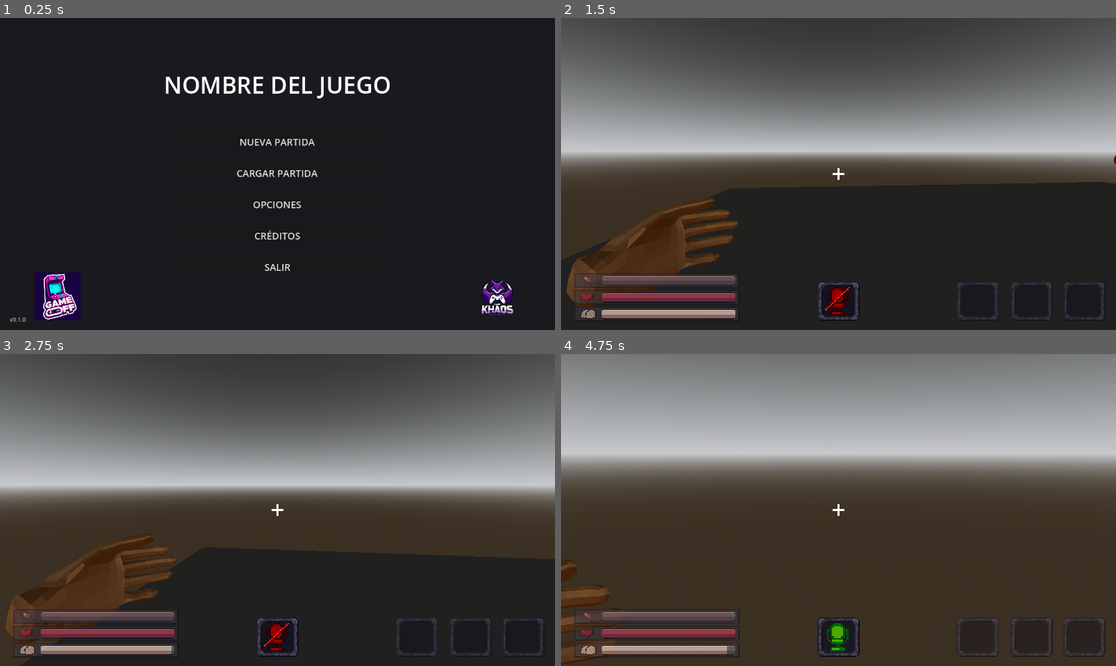
Above: before the commit, frames 1-4 (two rows, left to right).
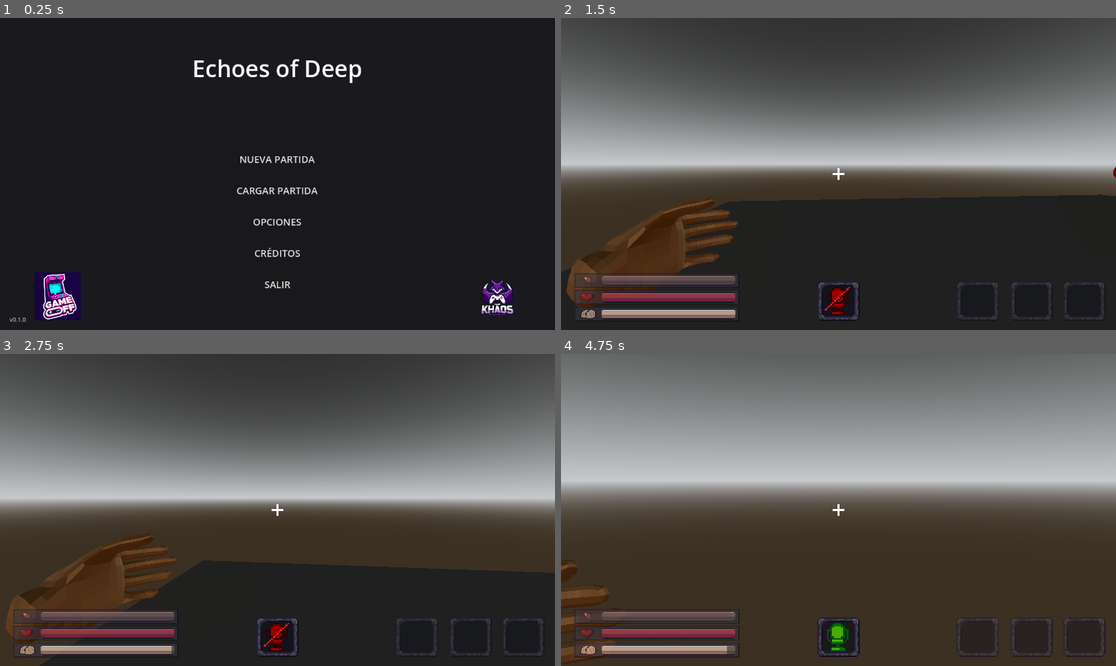
Above: after the commit, the same moments.

Repository: TeamKhaos/Echoes-of-Deep
Game: Godot game, scene res://scenes/main_menu.tscn
Same seed, same stepped clock (60 frames per second), same inputs: the game is played once before the commit and once after it. The project has no main scene, so this scene is started directly. Sound files missing from this copy of the repository are replaced by a short silence.
Inputs (mouse positions are in pixels of both pictures, inside the frame that each line leads up to):
- Up to frame 1 (0.25 s): no input
- Up to frame 2 (1.5 s): click "NUEVA PARTIDA" at 0.5 s; tap Enter at 1.25 s; move the mouse to (866, 174) at 1.27 s; hold W (Up) from 1.28 s (still down); hold Shift (Crouch) from 1.28 s (still down); click (866, 174) at 1.42 s
- Up to frame 3 (2.75 s): keep holding W (Up); move the mouse to (249, 510) at 2.02 s; release Shift (Crouch) at 2.03 s; tap Q (Drop) at 2.1 s
- Up to frame 4 (4.75 s): keep holding W (Up); move the mouse to (849, 503) at 2.77 s; tap E (Interact) at 2.85 s; move the mouse to (832, 516) at 3.52 s; tap F (Microphone) at 3.6 s; click (832, 516) at 3.67 s; move the mouse to (877, 513) at 4.27 s; hold Right mouse button (right_click) from 4.28 s (still down)

The runs differ from the first frame. In frame 1, 3.0% of the frame differs, in the area x 29-71%, y 13-87%; in frame 2, 15%; in frame 3, 15%; in frame 4, 31%, in the area x 0-100%, y 9-52%.

Commit message:
fix inventario

Diff:
--- a/resources/json/inventario.json
+++ b/resources/json/inventario.json
@@ -9,12 +9,12 @@
 		"scene": "res://scenes/objets/botella.tscn"
 	},
 	"food": {
-		"image": "res://resources/images/food.png",
+		"image": "res://resources/images/barra.png",
 		"size": "Vector2i(1, 1)",
 		"scene": "res://scenes/objets/comida_1.tscn"
 	},
 	"palo": {
-		"image": "res://resources/images/torch.png",
+		"image": "res://resources/images/palo.png",
 		"size": "Vector2i(1, 1)",
 		"scene": "res://scenes/objets/palo.tscn"
 	},
--- a/scenes/main_menu.tscn
+++ b/scenes/main_menu.tscn
@@ -59,7 +59,8 @@
 layout_mode = 2
 theme_override_colors/font_color = Color(1, 1, 1, 1)
 theme_override_font_sizes/font_size = 48
-text = "NOMBRE DEL JUEGO"
+text = "Echoes of Deep
+"
 horizontal_alignment = 1
 
 [node name="Spacer1" type="Control" parent="CenterContainer/VBoxContainer"]
